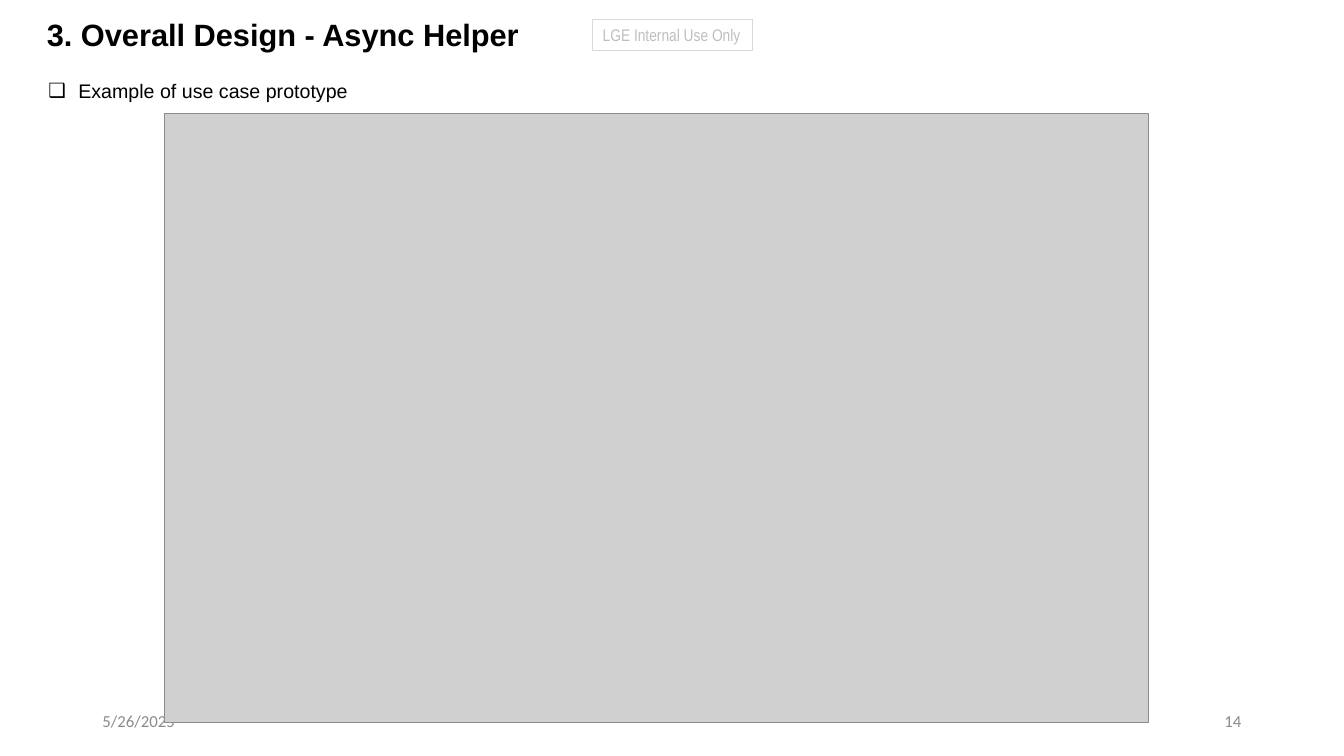
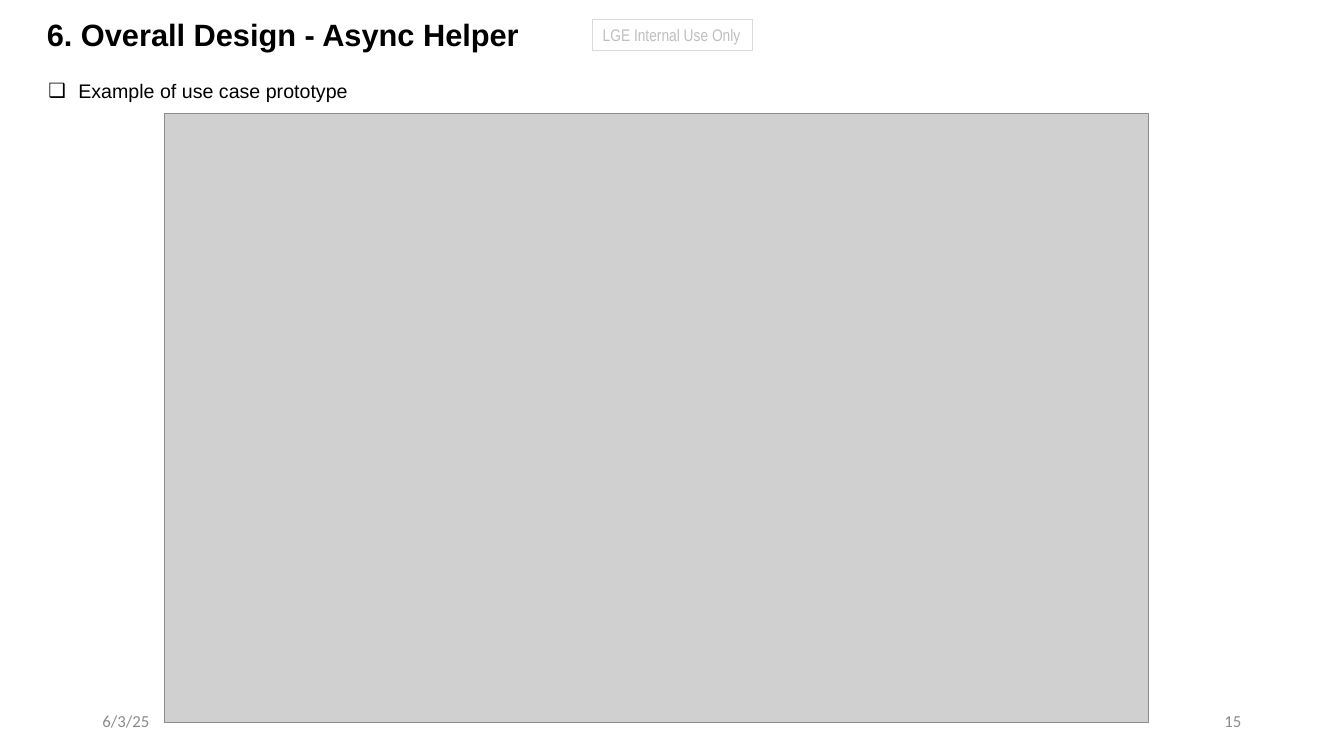
Before and after one commit to taikt/codefun, a slide deck: slide 15 of cpp/pattern/dispatcher_copilot/doc/sw_task.pptx (slide 14 before the commit). Drawn at 1344x756 pixels with LibreOffice and Linux fonts; fonts in the diff are those of the drawing; grey boxes stand for pictures. Boxes give left, top, right and bottom in pixels: in the first picture for what was removed or moved away, otherwise in the second. Text is boxed around its words. In the diff, an @@ line names an element or a change of style, - is before the commit and + after.

```diff
--- a/cpp/pattern/dispatcher_copilot/doc/sw_task.pptx
+++ b/cpp/pattern/dispatcher_copilot/doc/sw_task.pptx
@@ text at bbox=[47, 23, 519, 52]: text changed @@
-3. Overall Design - Async Helper
+6. Overall Design - Async Helper
@@ text at bbox=[102, 715, 149, 728]: text changed @@
-5/26/2025
+6/3/25
@@ page number at bbox=[1224, 716, 1241, 727]: text changed @@
-14
+15
```
Also in this commit, not shown: 15 other slides changed, 1 slide added.
